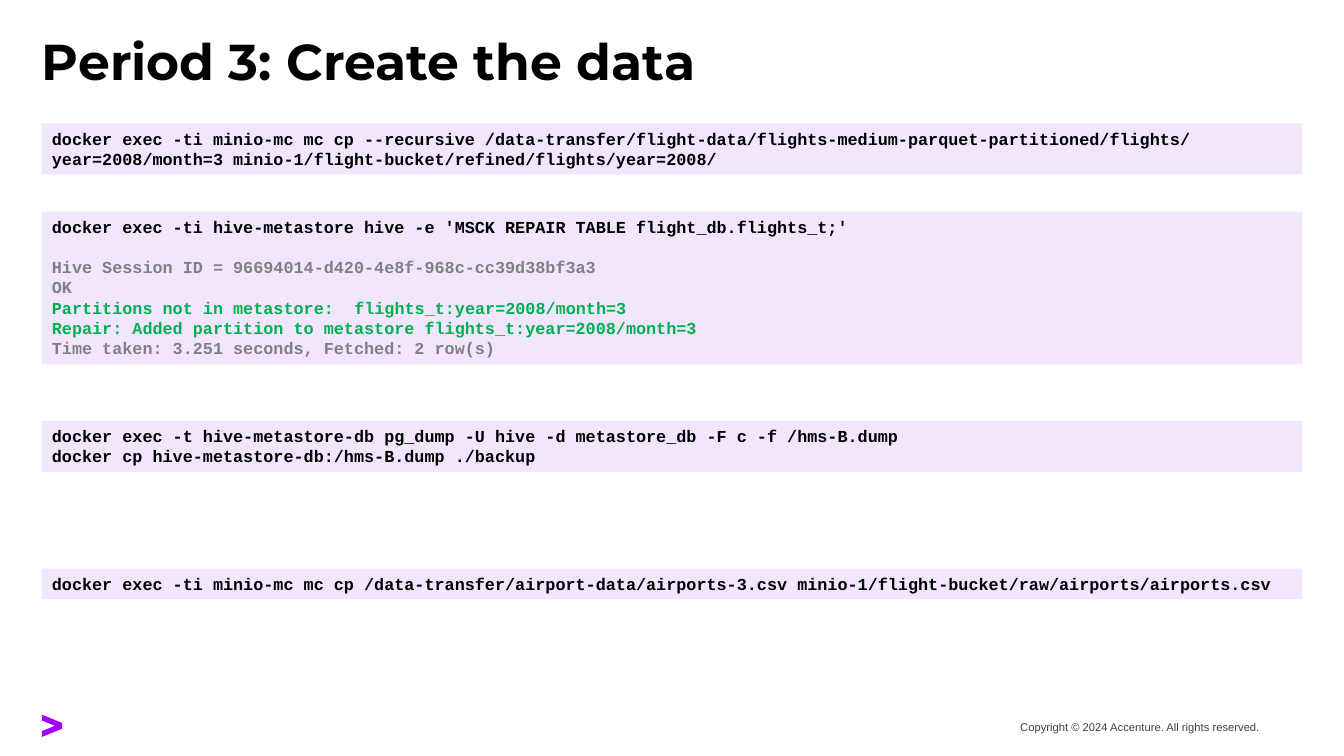
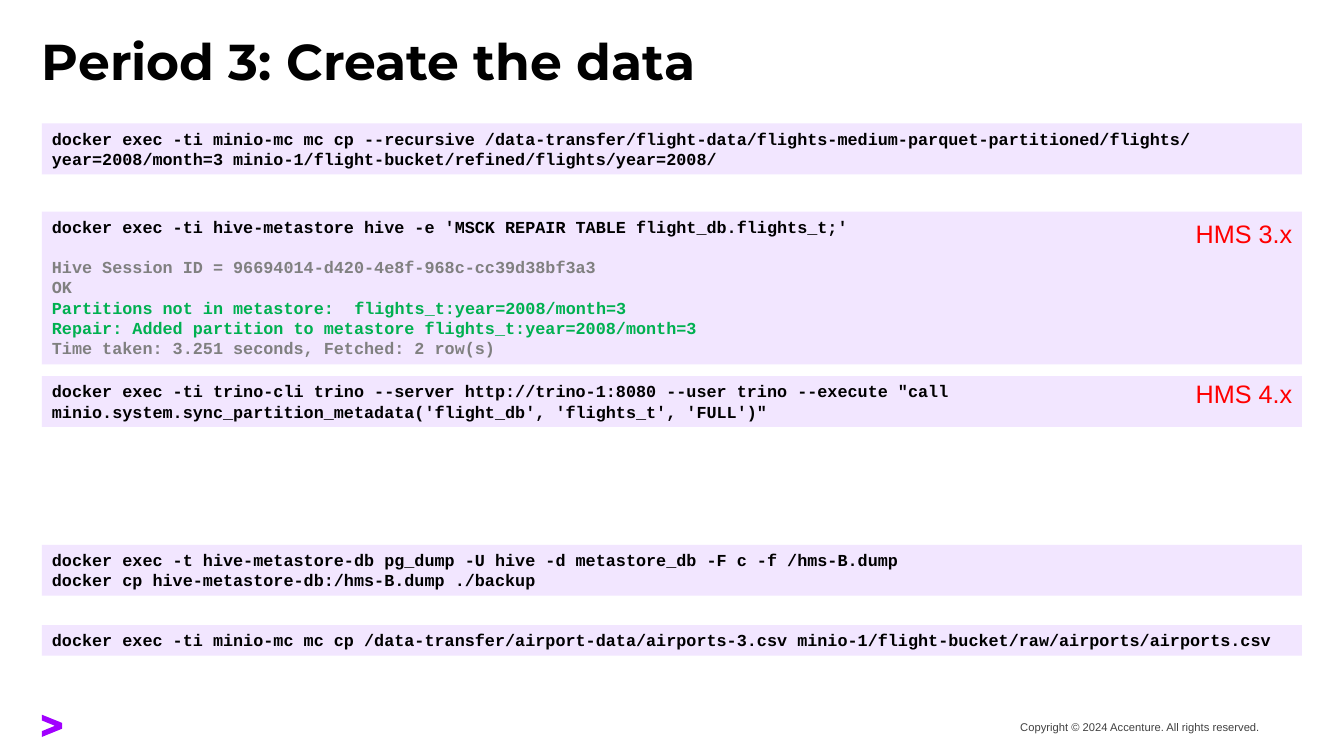
Before and after one commit to tasos71/hms-restore-test, a slide deck: slide 13 of hive-metastore-backup-restore-test.pptx (slide 12 before the commit). Drawn at 1344x756 pixels with LibreOffice and Linux fonts; fonts in the diff are those of the drawing. Boxes give left, top, right and bottom in pixels: in the first picture for what was removed or moved away, otherwise in the second. Text is boxed around its words. In the diff, an @@ line names an element or a change of style, - is before the commit and + after.

```diff
--- a/hive-metastore-backup-restore-test.pptx
+++ b/hive-metastore-backup-restore-test.pptx
@@ text added at [1196,225,1293,244], 18 pt, text #FF0000 @@
+HMS 3.x
@@ rectangle added at [42,376,1303,426], fill #F2E6FF, 12 pt, text #000000, bold @@
+docker exec -ti trino-cli trino --server http://trino-1:8080 --user trino --execute "call minio.system.sync_partition_metadata('flight_db', 'flights_t', 'FULL')"
@@ text added at [1196,385,1293,404], 18 pt, text #FF0000 @@
+HMS 4.x
@@ rectangle "docker exec -t hive-metastore-db pg_dump ...": place and size @@
-rectangle "docker exec -t hive-metastore-db pg_dump ..." at [42,421,1303,472]
+rectangle "docker exec -t hive-metastore-db pg_dump ..." at [42,544,1303,595]
@@ rectangle "docker exec -ti minio-mc mc ...": place and size @@
-rectangle "docker exec -ti minio-mc mc ..." at [42,569,1303,599]
+rectangle "docker exec -ti minio-mc mc ..." at [42,625,1303,655]
```
Also in this commit, not shown: 16 other slides changed, 2 slides added, 55 other files.
